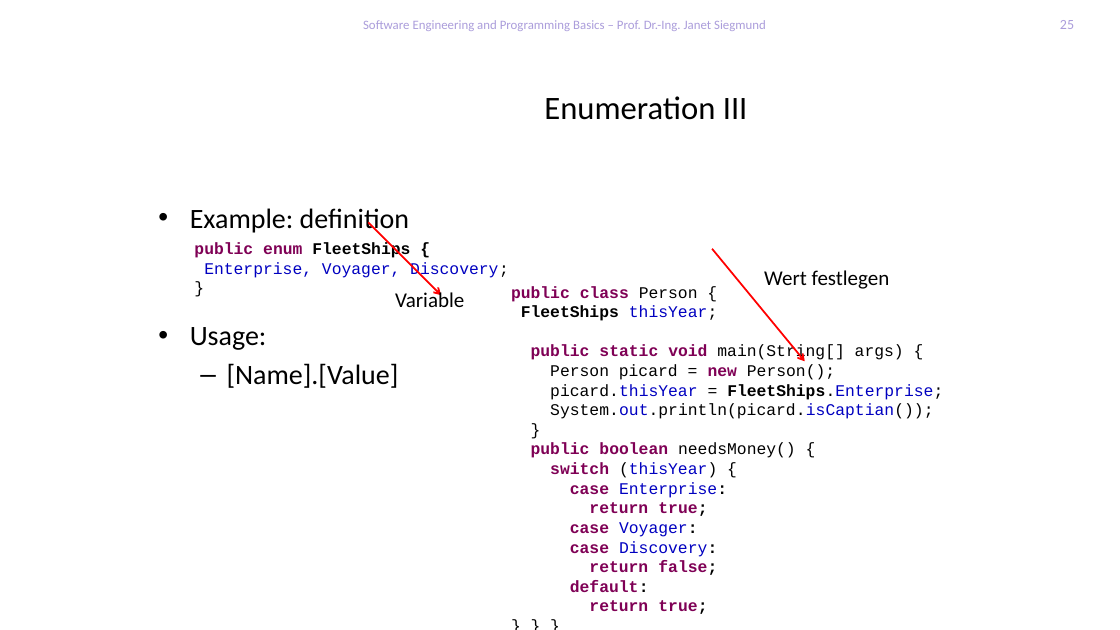
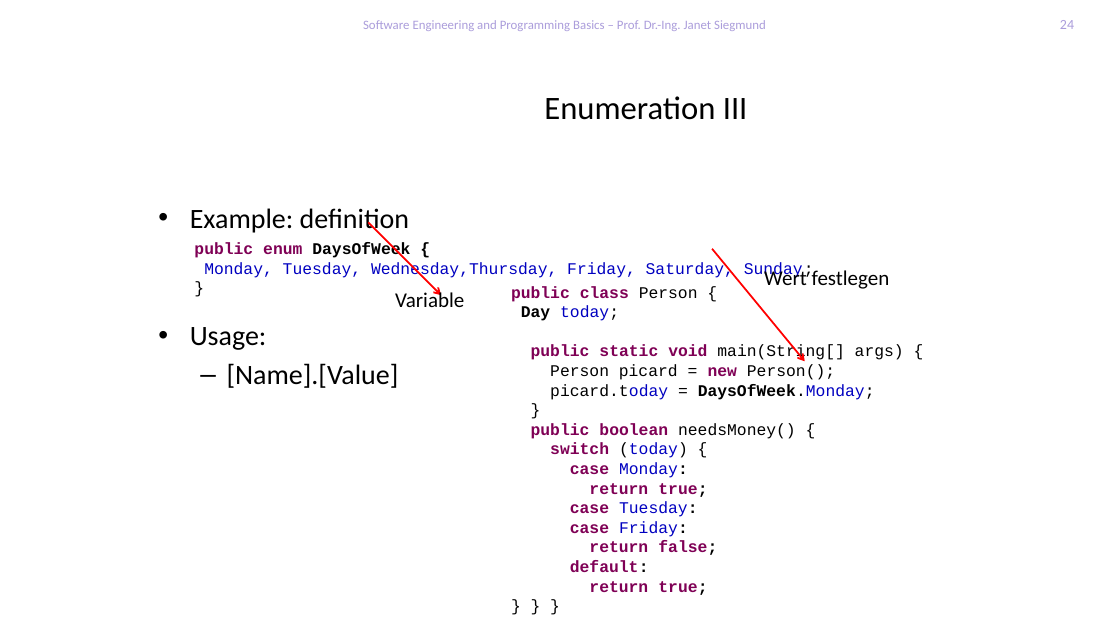
Before and after one commit to feigensp/lehre, a slide deck: slide 24 of se_prog/slides/07_EnumerationPackagesRecursion.pptx (slide 25 before the commit). Drawn at 1120x630 pixels with LibreOffice and Linux fonts; fonts in the diff are those of the drawing; background and template pictures are left out. Boxes give left, top, right and bottom in pixels: in the first picture for what was removed or moved away, otherwise in the second. Text is boxed around its words. In the diff, an @@ line names an element or a change of style, - is before the commit and + after.

```diff
--- a/se_prog/slides/07_EnumerationPackagesRecursion.pptx
+++ b/se_prog/slides/07_EnumerationPackagesRecursion.pptx
@@ page number at [1060,20,1074,29]: text changed @@
-25
+24
@@ text at [194,242,814,278]: text changed @@
-public enum FleetShips {
-Enterprise, Voyager, Discovery;
+public enum DaysOfWeek {
+Monday, Tuesday, Wednesday,Thursday, Friday, Saturday, Sunday;
@@ text at [521,305,619,321]: text changed; text colour #000000 to #0000C0; bold off @@
-FleetShips thisYear;
+Day today;
@@ text at [550,384,875,400]: text changed @@
-picard.thisYear = FleetShips.Enterprise;
-System.out.println(picard.isCaptian());
+picard.today = DaysOfWeek.Monday;
@@ text at [550,442,688,478]: text changed @@
-switch (thisYear) {
-case Enterprise:
+switch (today) {
+case Monday:
@@ text at [570,501,698,537]: text changed @@
-case Voyager:
-case Discovery:
+case Tuesday:
+case Friday:
```
Also in this commit, not shown: 5 other slides changed, 1 slide added, 2 slides removed, 2 other files.
